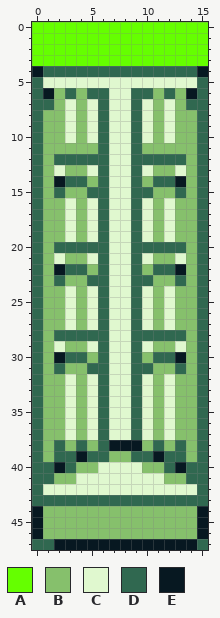
Pixel-art sprite -- assets/sprites/RecordShop_AisleShelf.png. This is how it looked before the edit.
The file is 16x48 pixels.
Palette (. is transparent): A #65ff00  B #86c06c  C #e0f8cf  D #306850  E #071821
Pixels before, first column x 0:
 0 AAAAAAAAAAAAAAAA
 1 AAAAAAAAAAAAAAAA
 2 AAAAAAAAAAAAAAAA
 3 AAAAAAAAAAAAAAAA
 4 EDDDDDDDDDDDDDDE
 5 DCCCCCCCCCCCCCCD
 6 DEBDBDDCCDDBDBED
 7 DDBCBCDCCDCBCBDD
 8 DBBCBCDCCDCBCBBD
 9 DBBCBCDCCDCBCBBD
10 DBBCBCDCCDCBCBBD
11 DBBBBBDCCDBBBBBD
12 DBDDDDDCCDDDDDBD
13 DBCBBCDCCDCBBCBD
14 DBEDDBDCCDBDDEBD
15 DBDBBDDCCDDBBDBD
16 DBBCBCDCCDCBCBBD
17 DBBCBCDCCDCBCBBD
18 DBBCBCDCCDCBCBBD
19 DBBCBCDCCDCBCBBD
20 DBDDDDDCCDDDDDBD
21 DBCBBCDCCDCBBCBD
22 DBEDDBDCCDBDDEBD
23 DBDBBDDCCDDBBDBD
24 DBBCBCDCCDCBCBBD
25 DBBCBCDCCDCBCBBD
26 DBBCBCDCCDCBCBBD
27 DBBCBCDCCDCBCBBD
28 DBDDDDDCCDDDDDBD
29 DBCBBCDCCDCBBCBD
30 DBEDDBDCCDBDDEBD
31 DBDBBDDCCDDBBDBD
32 DBBCBCDCCDCBCBBD
33 DBBCBCDCCDCBCBBD
34 DBBCBCDCCDCBCBBD
35 DBBCBCDCCDCBCBBD
36 DBBCBCDCCDCBCBBD
37 DBBCBCDCCDCBCBBD
38 DBDBDBDEEEBDBDBD
39 DBDDEDDBBDDEDDBD
40 DDEDBBCCCCBBDEDD
41 DDBBCCCCCCCCBBDD
42 DCCCCCCCCCCCCCCD
43 DDDDDDDDDDDDDDDD
44 EBBBBBBBBBBBBBBE
45 EBBBBBBBBBBBBBBE
46 EBBBBBBBBBBBBBBE
47 DDEEEEEEEEEEEEED
The same view after the edit:
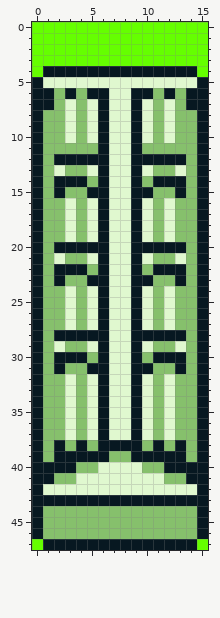
The commit says: Aisle shelf fix part deux
Diff:
Changed rows in their new state; - is an unchanged pixel.
first column x 0:
 4 AEEEEEEEEEEEEEEA
 5 E--------------E
 6 E--E-EE--EE-E--E
 7 EE----E--E----EE
 8 E-----E--E-----E
 9 E-----E--E-----E
10 E-----E--E-----E
11 E-----E--E-----E
12 E-EEEEE--EEEEE-E
13 E-----E--E-----E
14 E--EE-E--E-EE--E
15 E-E--EE--EE--E-E
16 E-----E--E-----E
17 E-----E--E-----E
18 E-----E--E-----E
19 E-----E--E-----E
20 E-EEEEE--EEEEE-E
21 E-----E--E-----E
22 E--EE-E--E-EE--E
23 E-E--EE--EE--E-E
24 E-----E--E-----E
25 E-----E--E-----E
26 E-----E--E-----E
27 E-----E--E-----E
28 E-EEEEE--EEEEE-E
29 E-----E--E-----E
30 E--EE-E--E-EE--E
31 E-E--EE--EE--E-E
32 E-----E--E-----E
33 E-----E--E-----E
34 E-----E--E-----E
35 E-----E--E-----E
36 E-----E--E-----E
37 E-----E--E-----E
38 E-E-E-E----E-E-E
39 E-EE-EE--EE-EE-E
40 EE-E--------E-EE
41 EE------------EE
42 E--------------E
43 EEEEEEEEEEEEEEEE
first column x 0:
47 AE-------------A
Pixel boxes of the changes (left, top, right, bottom) in both pictures:
changed: (32, 66, 208, 550)
